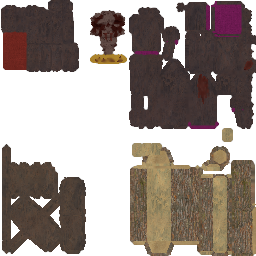
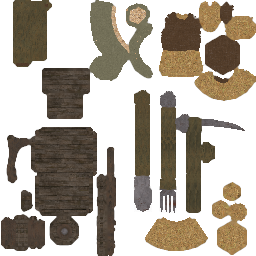
Comparing the layer stacks of the two 256 × 256 images. Changes:
added group "FarmStuff" with 5 layers above "Chairs" over 1, 0, 256, 256
added layer "Ebene 9 Kopie" in group "FarmStuff" over 57, 224, 72, 239
added layer "Ebene 9" in group "FarmStuff" over 57, 224, 72, 239
added layer "Ebene 10" in group "FarmStuff" over 55, 222, 75, 241
added layer "Ebene 11" in group "FarmStuff" over 59, 226, 71, 238
added layer "FarmStuff_Color" in group "FarmStuff" over 1, 0, 256, 256
hid group "Chairs" (3 layers) over 1, 0, 256, 256